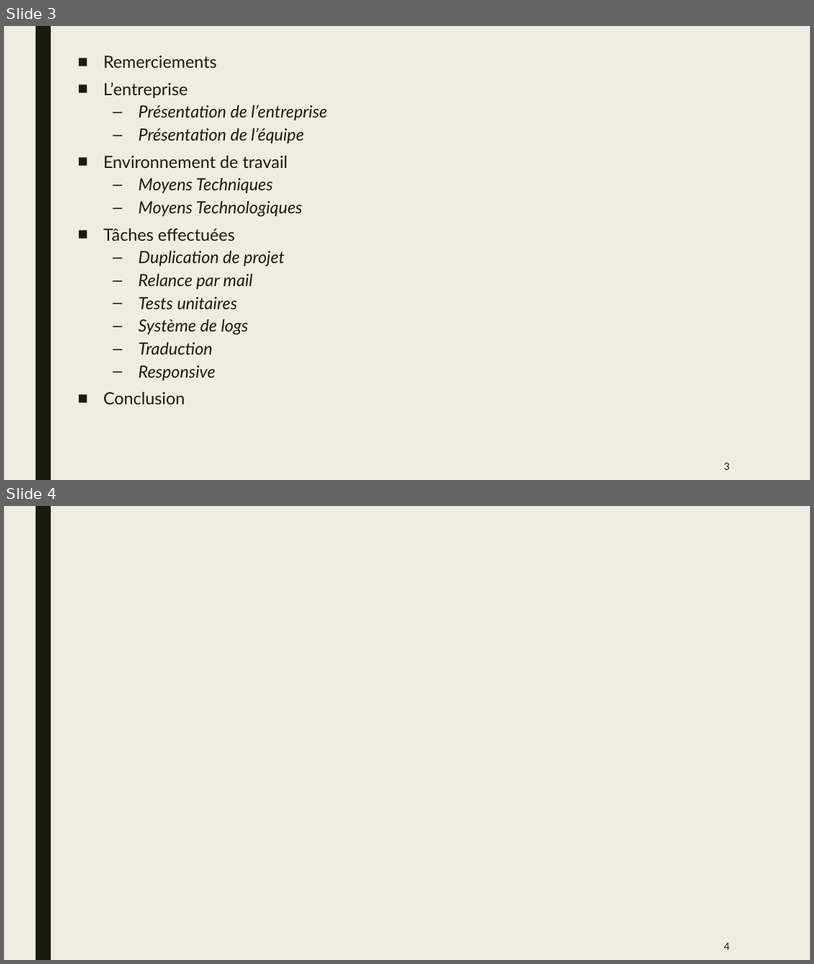
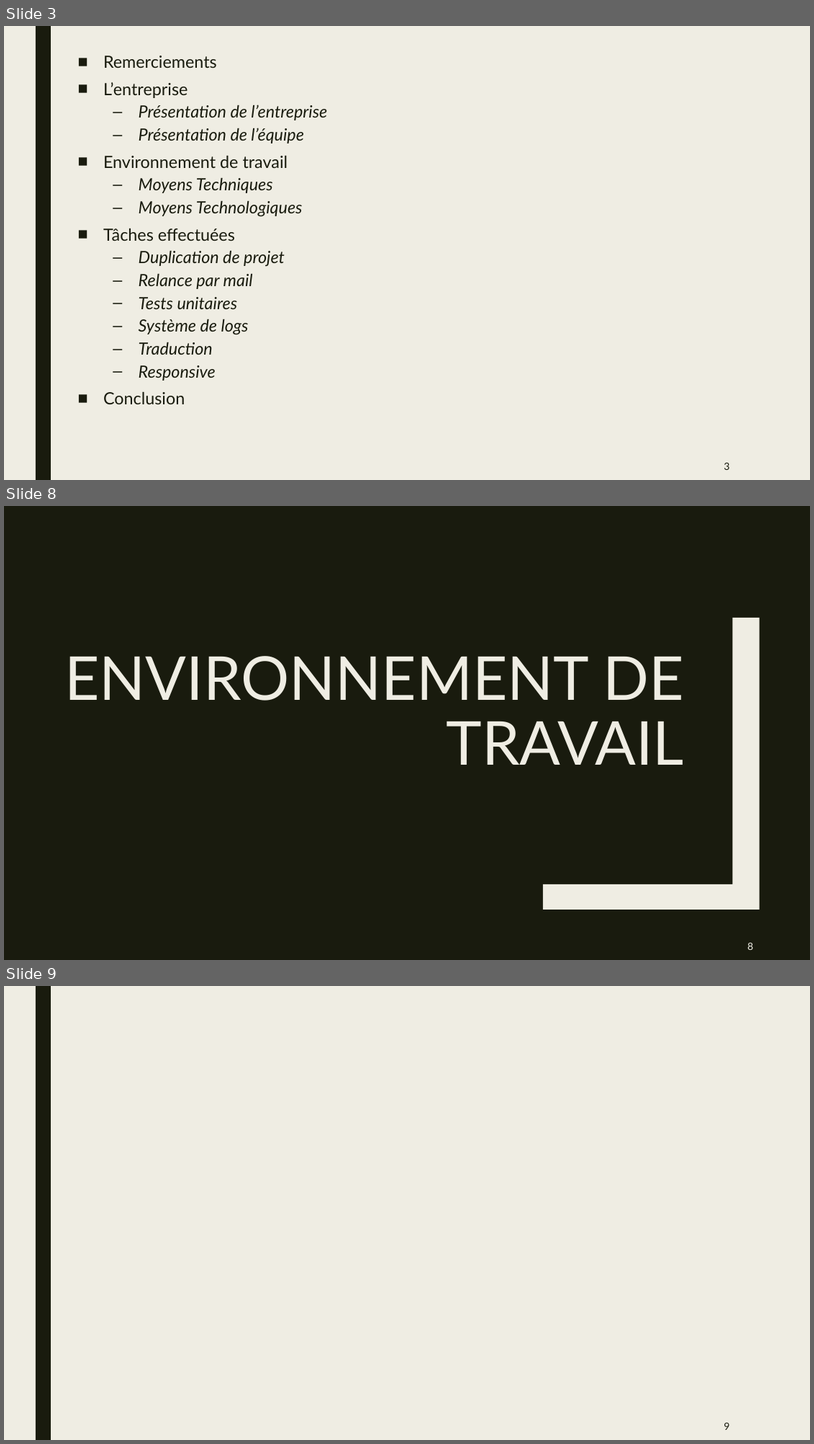
Before and after one commit to Yoan15/CDA22-23_yoan, a slide deck: ressources/CDA_Projet_Repotech_Yoan_Deconinck.pptx. Shown one above the other, each under a label of ours: slides 3 and 4 before the commit, slides 3, 8 and 9 after it; the slides between them are not shown. The pictures are 814x964 and 814x1444 pixels, drawn with LibreOffice and Linux fonts; fonts in the diff are those of the drawing. Boxes give left, top, right and bottom in pixels: in the first picture for what was removed or moved away, otherwise in the second. Text is boxed around its words. In the diff, an @@ line names an element or a change of style, - is before the commit and + after.

```diff
--- a/ressources/CDA_Projet_Repotech_Yoan_Deconinck.pptx
+++ b/ressources/CDA_Projet_Repotech_Yoan_Deconinck.pptx
@@ slide 8 added at (4,506,810,960), background #191B0E @@
@@ freeform shape added at (543,618,760,909), fill #EFEDE3 @@
@@ title added at (64,656,684,764), 72 pt, text #EFEDE3 @@
+ENVIRONNEMENT DE TRAVAIL
@@ page number added at (748,942,754,950), 12 pt, text #EFEDE3 @@
+8
@@ what was slide 4 is now slide 9 @@
@@ page number at (724,1422,730,1430): text changed @@
-4
+9
```
Also in this commit, not shown: 6 other slides added, 1 other file.
